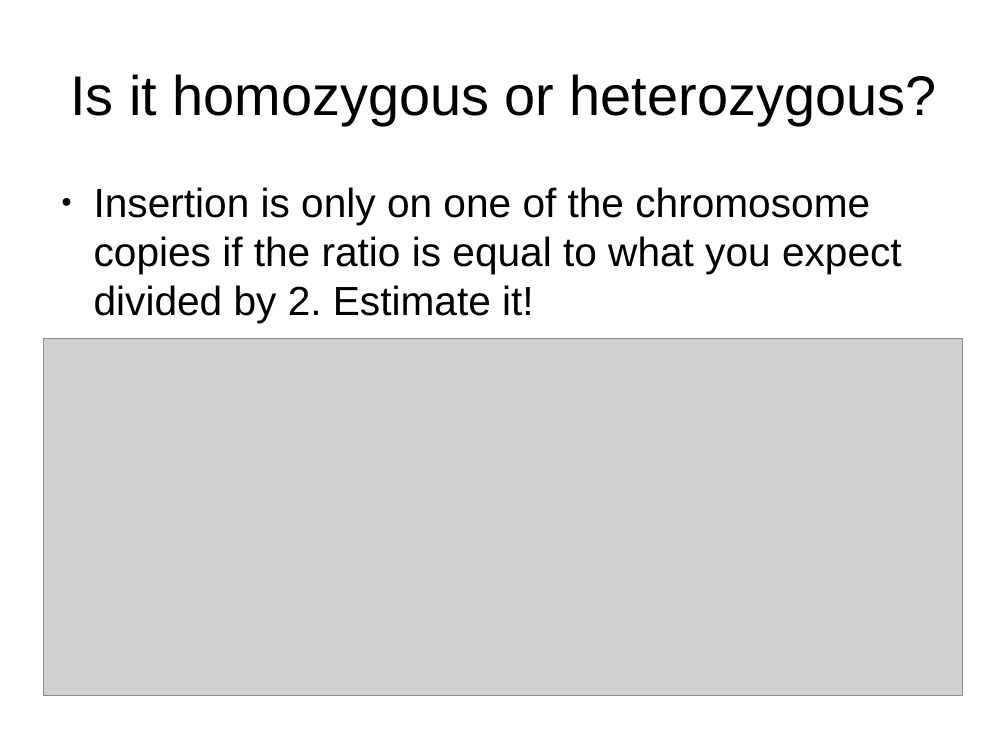
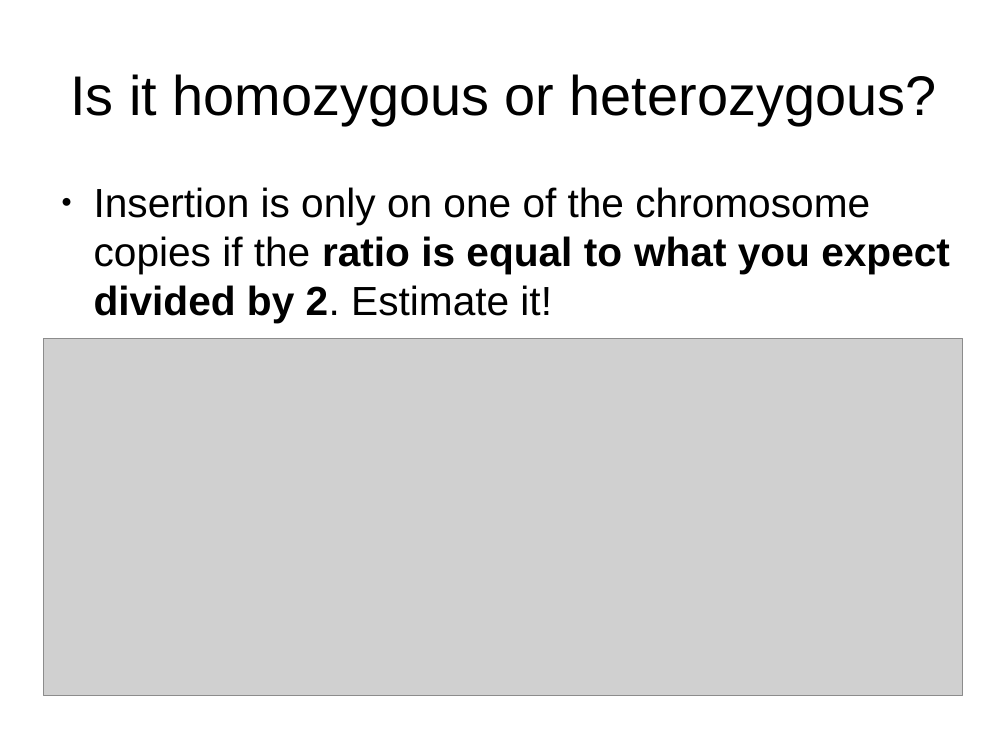
Before and after one commit to pfiziev/AluMorphix, a slide deck: slide 12 of fiziev.odp (slide 9 before the commit). Drawn at 1008x756 pixels with LibreOffice and Linux fonts; fonts in the diff are those of the drawing; grey boxes stand for pictures. Boxes give left, top, right and bottom in pixels: in the first picture for what was removed or moved away, otherwise in the second. Text is boxed around its words. In the diff, an @@ line names an element or a change of style, - is before the commit and + after.

```diff
--- a/fiziev.odp
+++ b/fiziev.odp
@@ text "Insertion is only on one ..." at [94, 187, 950, 322]: bold on in "ratio is equal to what you expect ..." @@
```
Also in this commit, not shown: 8 other slides changed, 4 slides added, 1 slide removed, 15 other files.
